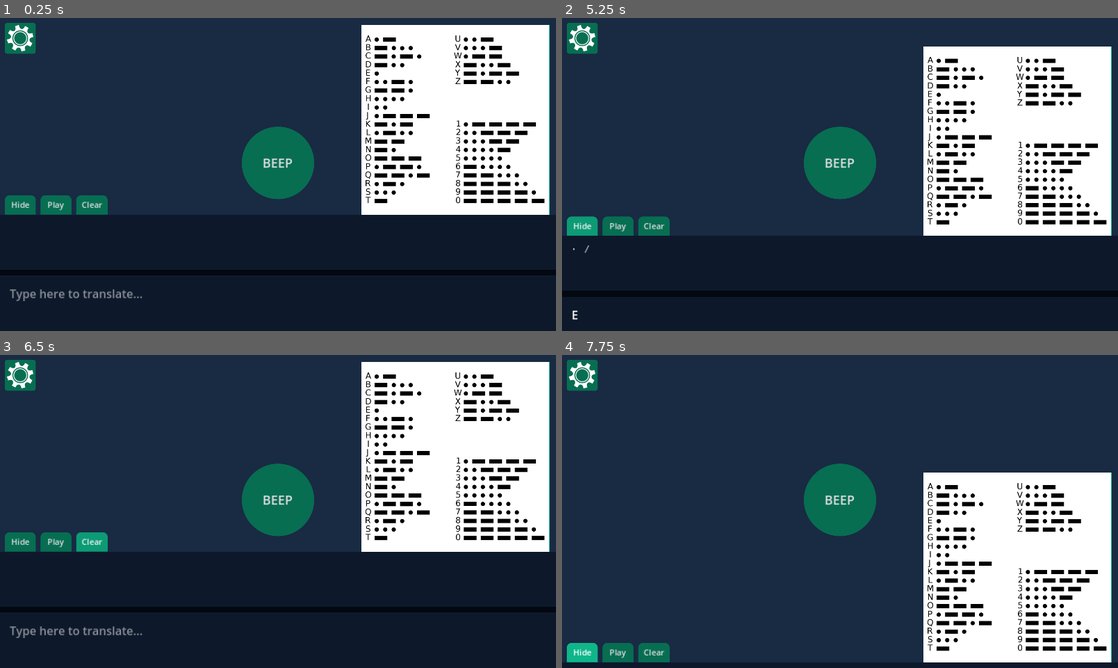
Above: before the commit, frames 1-4 (two rows, left to right).
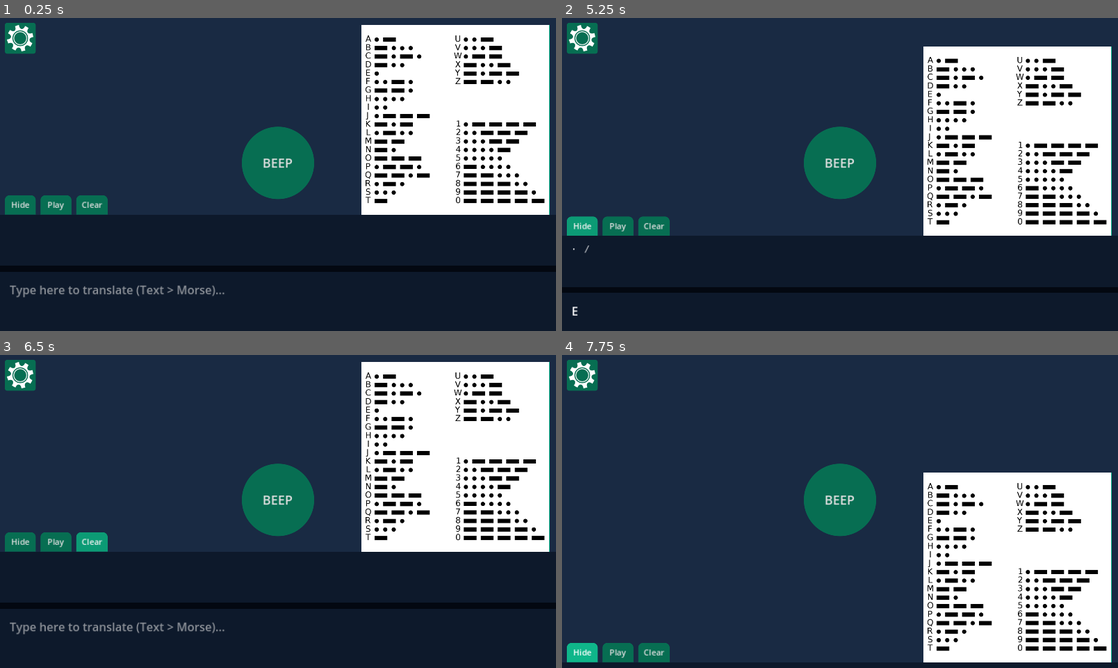
Above: after the commit, the same moments.

Repository: popcar2/MorseCodeSimulator
Game: Godot game, scene res://Scenes/main.tscn
Same seed, same stepped clock (60 frames per second), same inputs: the game is played once before the commit and once after it.
Inputs:
- Up to frame 1 (0.25 s): no input
- Up to frame 2 (5.25 s): click "BEEP" at 0.5 s; click "Clear" at 1.25 s; click "Play" at 2 s; click "Play" at 2.75 s; click "Hide" at 3.5 s; click "BEEP" at 4.25 s; click "Hide" at 5 s
- Up to frame 3 (6.5 s): click "Clear" at 5.75 s
- Up to frame 4 (7.75 s): click "BEEP" at 6.5 s; click "Hide" at 7.25 s

The runs differ from the first frame. In frame 1, 3.1% of the frame differs, in the area x 0-100%, y 79-91%; in frame 2, 2.5%; in frame 3, 3.1%; in frame 4, nothing differs.

Commit message:
Add translation text functionality

Diff:
--- a/Nodes/settings_menu.tscn
+++ b/Nodes/settings_menu.tscn
@@ -49,7 +49,6 @@
 grow_vertical = 2
 
 [node name="Settings" type="Panel" parent="Settings Menu/TabContainer"]
-visible = false
 layout_mode = 2
 
 [node name="VBoxContainer" type="VBoxContainer" parent="Settings Menu/TabContainer/Settings"]
@@ -78,6 +77,7 @@
 layout_direction = 2
 layout_mode = 2
 size_flags_horizontal = 10
+alignment = 1
 item_count = 5
 selected = 3
 fit_to_longest_item = false
@@ -104,6 +104,7 @@
 layout_direction = 2
 layout_mode = 2
 size_flags_horizontal = 10
+alignment = 1
 item_count = 5
 selected = 3
 fit_to_longest_item = false
@@ -119,6 +120,7 @@
 popup/item_4/id = 4
 
 [node name="Advanced" type="Panel" parent="Settings Menu/TabContainer"]
+visible = false
 layout_mode = 2
 
 [node name="VBoxContainer" type="VBoxContainer" parent="Settings Menu/TabContainer/Advanced"]
--- a/Scenes/main.tscn
+++ b/Scenes/main.tscn
@@ -193,12 +193,14 @@
 anchor_right = 1.0
 anchor_bottom = 1.0
 offset_top = -241.0
+offset_bottom = 4.0
 grow_horizontal = 2
 grow_vertical = 0
 theme_override_styles/panel = SubResource("StyleBoxFlat_7co60")
 
 [node name="VSplitContainer" type="VSplitContainer" parent="Bottom Panels/PanelContainer"]
 layout_mode = 2
+split_offset = -10
 
 [node name="Morse Panel" type="Panel" parent="Bottom Panels/PanelContainer/VSplitContainer"]
 layout_mode = 2
@@ -255,7 +257,7 @@
 grow_vertical = 2
 theme_override_font_sizes/font_size = 24
 theme_override_styles/normal = SubResource("StyleBoxEmpty_r5erc")
-placeholder_text = "Type here to translate..."
+placeholder_text = "Type here to translate (Text > Morse)..."
 wrap_mode = 1
 script = ExtResource("13_ry7g3")
 
--- a/Scripts/deselect_outside_click.gd
+++ b/Scripts/deselect_outside_click.gd
@@ -1,7 +1,12 @@
 extends TextEdit
+
+var is_focused: bool = false
 
 func _input(event: InputEvent):
 	if event is InputEventMouseButton and event.is_pressed() and event.button_index == 1:
 		var evLocal = make_input_local(event)
 		if !Rect2(Vector2(0,0), size).has_point(evLocal.position):
+			is_focused = false
 			release_focus()
+		else:
+			is_focused = true
--- a/Scripts/helper_functions.gd
+++ b/Scripts/helper_functions.gd
@@ -65,6 +65,66 @@
 
 	return translated_text
 
+func text_to_morse(text: String):
+	var translated_text = ''
+	for letter in text.to_upper():
+		match letter:
+			'A': translated_text += 'ET '
+			'B': translated_text += 'TEEE '
+			'C': translated_text += 'TETE '
+			'D': translated_text += 'TEE '
+			'E': translated_text += 'E '
+			'F': translated_text += 'EETE '
+			'G': translated_text += 'TTE '
+			'H': translated_text += 'EEEE '
+			'I': translated_text += 'EE '
+			'J': translated_text += 'ETTT '
+			'K': translated_text += 'TET '
+			'L': translated_text += 'ETEE '
+			'M': translated_text += 'TT '
+			'N': translated_text += 'TE '
+			'O': translated_text += 'TTT '
+			'P': translated_text += 'ETTE '
+			'Q': translated_text += 'TTET '
+			'R': translated_text += 'ETE '
+			'S': translated_text += 'EEE '
+			'T': translated_text += 'T '
+			'U': translated_text += 'EET '
+			'V': translated_text += 'EEET '
+			'W': translated_text += 'ETT '
+			'X': translated_text += 'TEET '
+			'Y': translated_text += 'TETT '
+			'Z': translated_text += 'TTEE '
+
+			'1': translated_text += 'ETTTT '
+			'2': translated_text += 'EETTT '
+			'3': translated_text += 'EEETT '
+			'4': translated_text += 'EEEET '
+			'5': translated_text += 'EEEEE '
+			'6': translated_text += 'TEEEE '
+			'7': translated_text += 'TTEEE '
+			'8': translated_text += 'TTTEE '
+			'9': translated_text += 'TTTTE '
+			'0': translated_text += 'TTTTT '
+
+			'.': translated_text += 'ETETET '
+			',': translated_text += 'TTEETT '
+			'?': translated_text += 'EETTEE '
+			'!': translated_text += 'TTTE '
+			':': translated_text += 'TTTEEE '
+			';': translated_text += 'TETETE '
+			'+': translated_text += 'ETETE '
+			'-': translated_text += 'TEEEET '
+			'=': translated_text += 'TEEET '
+			"'": translated_text += 'ETTTTE '
+			'/': translated_text += 'TEETE '
+			'"': translated_text += 'ETEETE '
+			'(': translated_text += 'TETTE '
+			')': translated_text += 'TETTET '
+
+			' ': translated_text += '|'
+	return translated_text
+
 func highlight_specific_word(text: String, idx: int):
 	var split_text: PackedStringArray = text.split(' ')
 	var has_slash = split_text[idx].begins_with('|')
--- a/Scripts/morse_controller.gd
+++ b/Scripts/morse_controller.gd
@@ -25,6 +25,9 @@
 	play_morse_button.connect("toggled", _on_play_morse_button_toggled)
 
 func _input(event):
+	if text_edit.is_focused:
+		return
+
 	if event.is_action_pressed("press_morse"):
 		morse_button.emit_signal("button_down")
 		morse_button.set_pressed_no_signal(true)
@@ -46,6 +49,7 @@
 	is_held = true
 	is_playing_back = false
 	text_edit.hide()
+	normal_label.show()
 
 func _on_morse_button_up():
 	if !is_held:
@@ -90,6 +94,7 @@
 	is_playing_back = false
 	text_edit.clear()
 	text_edit.show()
+	normal_label.show()
 
 func _hide_panel_toggled(toggled: bool):
 	var tween: Tween = create_tween()
@@ -152,5 +157,7 @@
 func _on_text_edit_text_changed():
 	if text_edit.text.is_empty():
 		normal_label.show()
+		morse_label.text = ''
 	else:
+		morse_label.text = HelperFunctions.text_to_morse(text_edit.text)
 		normal_label.hide()
